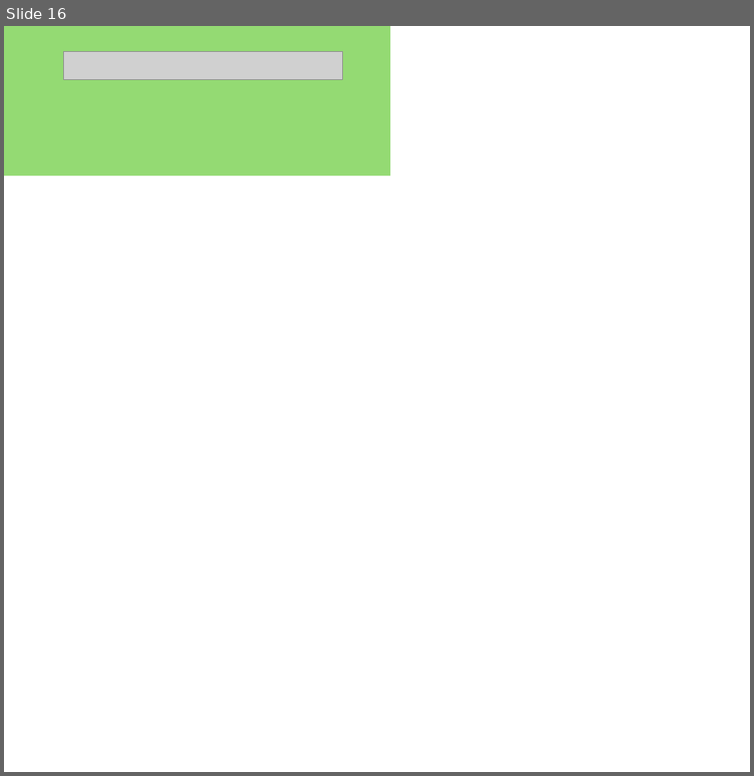
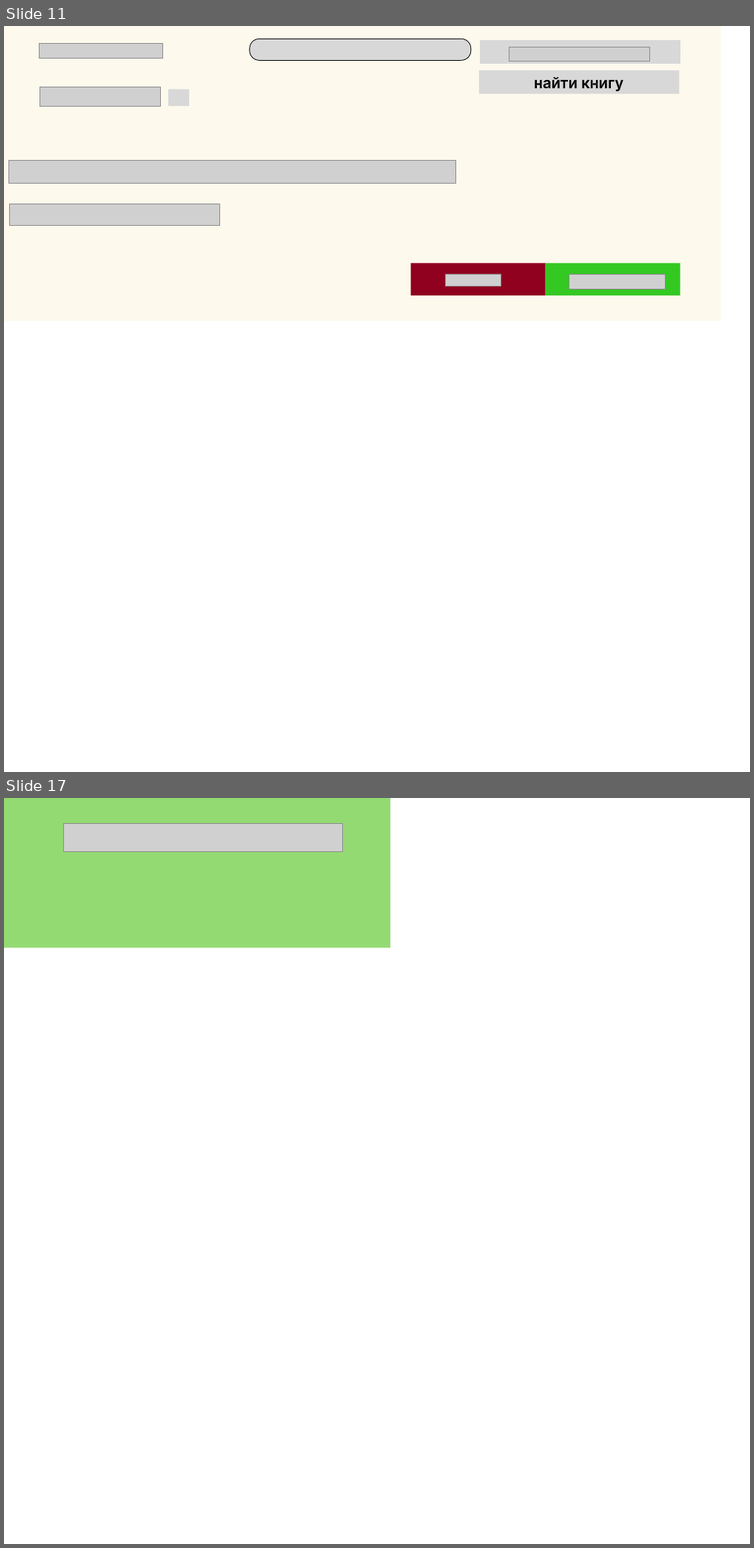
Before and after one commit to mmonastyrskiy/5_sem, a slide deck: Стандартизация/Design/all.pptx. Shown one above the other, each under a label of ours: slide 16 before the commit, slides 11 and 17 after it; the slides between them are not shown. The pictures are 754x776 and 754x1548 pixels, drawn with LibreOffice and Linux fonts; fonts in the diff are those of the drawing; grey boxes stand for pictures. Boxes give left, top, right and bottom in pixels: in the first picture for what was removed or moved away, otherwise in the second. Text is boxed around its words. In the diff, an @@ line names an element or a change of style, - is before the commit and + after.

```diff
--- a/Стандартизация/Design/all.pptx
+++ b/Стандартизация/Design/all.pptx
@@ slide 11 added at (x1=4, y1=26, x2=750, y2=772), background #FFFFFF @@
@@ freeform shape added at (x1=4, y1=26, x2=720, y2=321), fill #FDF9ED @@
@@ picture added at (x1=39, y1=44, x2=162, y2=58) @@
@@ freeform shape added at (x1=249, y1=39, x2=471, y2=61), fill #000000 @@
@@ freeform shape added at (x1=250, y1=39, x2=470, y2=60), fill #D8D8D8 @@
@@ freeform shape added at (x1=480, y1=40, x2=680, y2=64), fill #D8D8D8 @@
@@ picture added at (x1=509, y1=47, x2=649, y2=61) @@
@@ picture added at (x1=40, y1=87, x2=160, y2=107) @@
@@ freeform shape added at (x1=168, y1=89, x2=189, y2=106), fill #D8D8D8 @@
@@ freeform shape added at (x1=479, y1=70, x2=679, y2=94), fill #D8D8D8 @@
@@ freeform shape added at (x1=535, y1=77, x2=623, y2=91), fill #000000 @@
@@ picture added at (x1=8, y1=161, x2=455, y2=184) @@
@@ picture added at (x1=9, y1=204, x2=220, y2=225) @@
@@ group added at (x1=411, y1=263, x2=680, y2=295): 2 freeform shapes, 2 pictures @@
@@ what was slide 16 is now slide 17 @@
```
Also in this commit, not shown: 7 slides changed, 6 other files.
